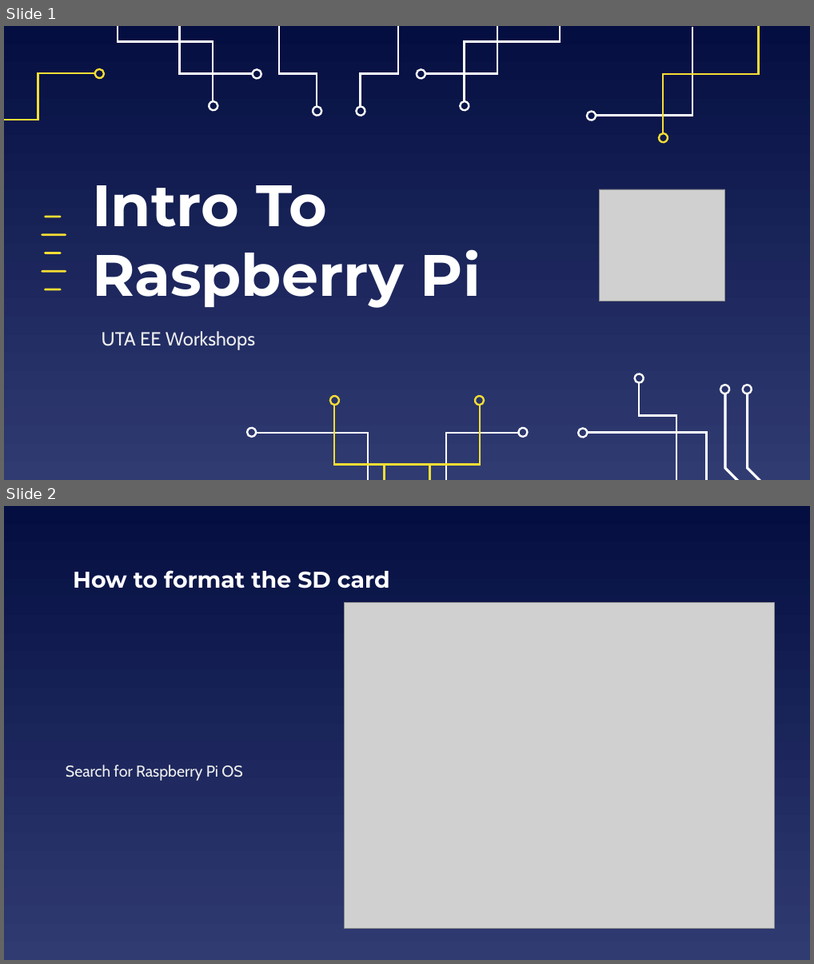
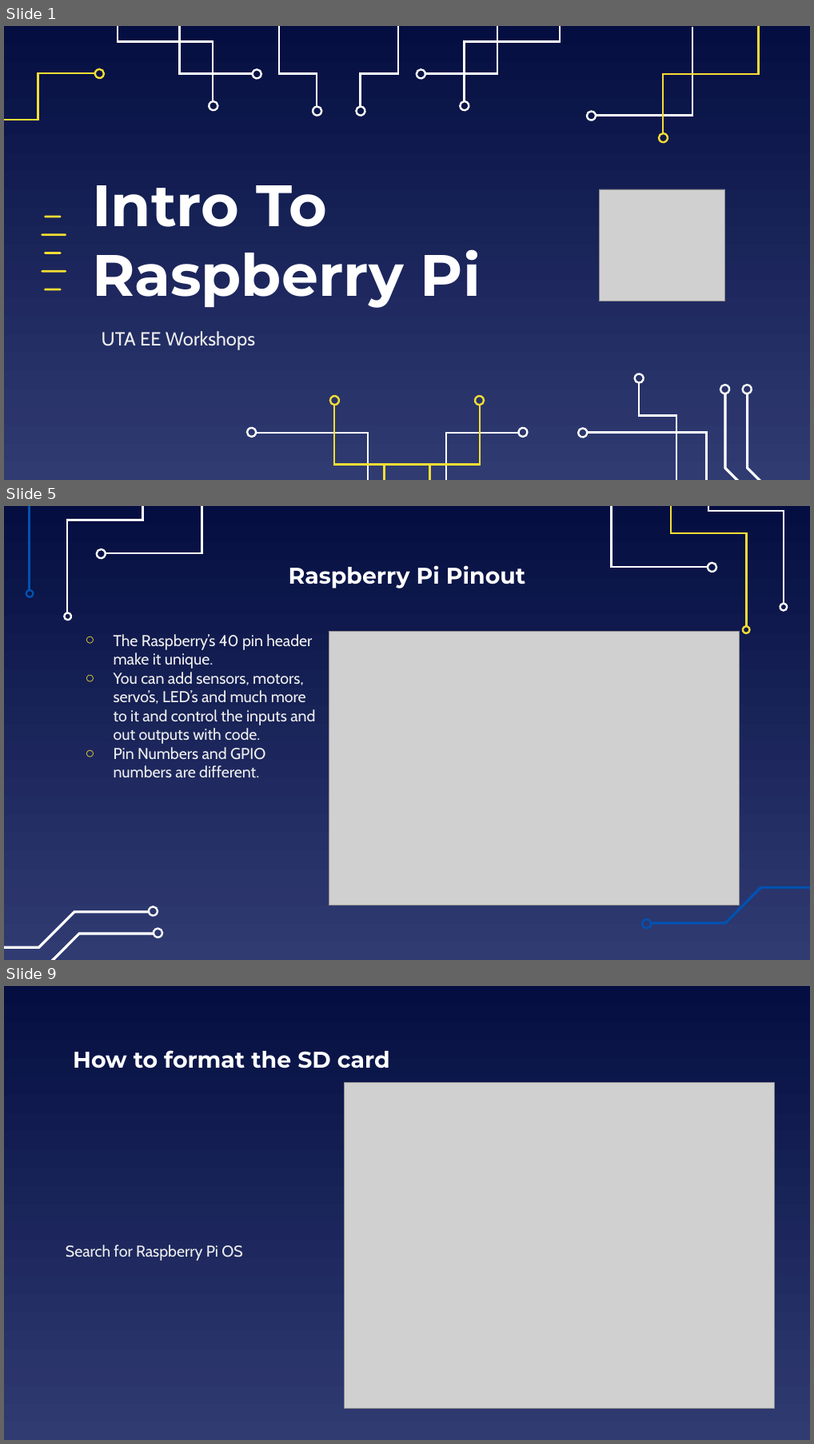
Before and after one commit to EELabMan/Raspberry-Pi-Intro, a slide deck: Raspberry Pi Intro.pptx. Shown one above the other, each under a label of ours: slides 1 and 2 before the commit, slides 1, 5 and 9 after it; the slides between them are not shown. The pictures are 814x964 and 814x1444 pixels, drawn with LibreOffice and Linux fonts; fonts in the diff are those of the drawing; grey boxes stand for pictures. Boxes give left, top, right and bottom in pixels: in the first picture for what was removed or moved away, otherwise in the second. Text is boxed around its words. In the diff, an @@ line names an element or a change of style, - is before the commit and + after.

```diff
--- a/Raspberry Pi Intro.pptx
+++ b/Raspberry Pi Intro.pptx
@@ slide 5 added at (4, 506, 810, 960), background gradient #040E41 to #303B72 @@
@@ freeform shape added at (29, 506, 105, 590), outline #0152B1 2.25 pt @@
@@ freeform shape added at (67, 506, 143, 612), outline #FFFFFF 2.25 pt @@
@@ freeform shape added at (105, 506, 202, 554), outline #FFFFFF 2.25 pt @@
@@ freeform shape added at (97, 549, 107, 560), outline #FFFFFF 2.25 pt @@
@@ title added at (289, 565, 526, 588), 27 pt, text #FFFFFF, bold @@
+Raspberry Pi Pinout
@@ freeform shape added at (26, 589, 34, 596), outline #0152B1 2.25 pt @@
@@ freeform shape added at (65, 612, 72, 620), outline #FFFFFF 2.25 pt @@
@@ group added at (611, 506, 787, 633): 6 freeform shapes @@
@@ text added at (114, 634, 315, 777), 18.7 pt, text #EFEFEF @@
+○ The Raspberry’s 40 pin header make it unique.
+○ You can add sensors, motors, servo’s, LED’s and much more to it and control the inputs and out outputs with code.
+○ Pin Numbers and GPIO numbers are different.
@@ picture added at (330, 632, 740, 904) @@
@@ freeform shape added at (650, 887, 810, 924), fill #0152B1, outline #0152B1 0.75 pt @@
@@ freeform shape added at (4, 911, 149, 948), fill #FFFFFF, outline #FFFFFF 0.75 pt @@
@@ freeform shape added at (147, 907, 158, 916), outline #FFFFFF 2.25 pt @@
@@ freeform shape added at (4, 932, 154, 960), fill #FFFFFF, outline #FFFFFF 0.75 pt @@
@@ freeform shape added at (152, 928, 162, 939), fill #FFFFFF, outline #FFFFFF 2.25 pt @@
@@ freeform shape added at (643, 917, 653, 928), fill #0152B1, outline #0152B1 2.25 pt @@
@@ what was slide 2 is now slide 9 @@
```
Also in this commit, not shown: 9 slides changed, 6 other slides added, 1 slide removed, 2 other files.
